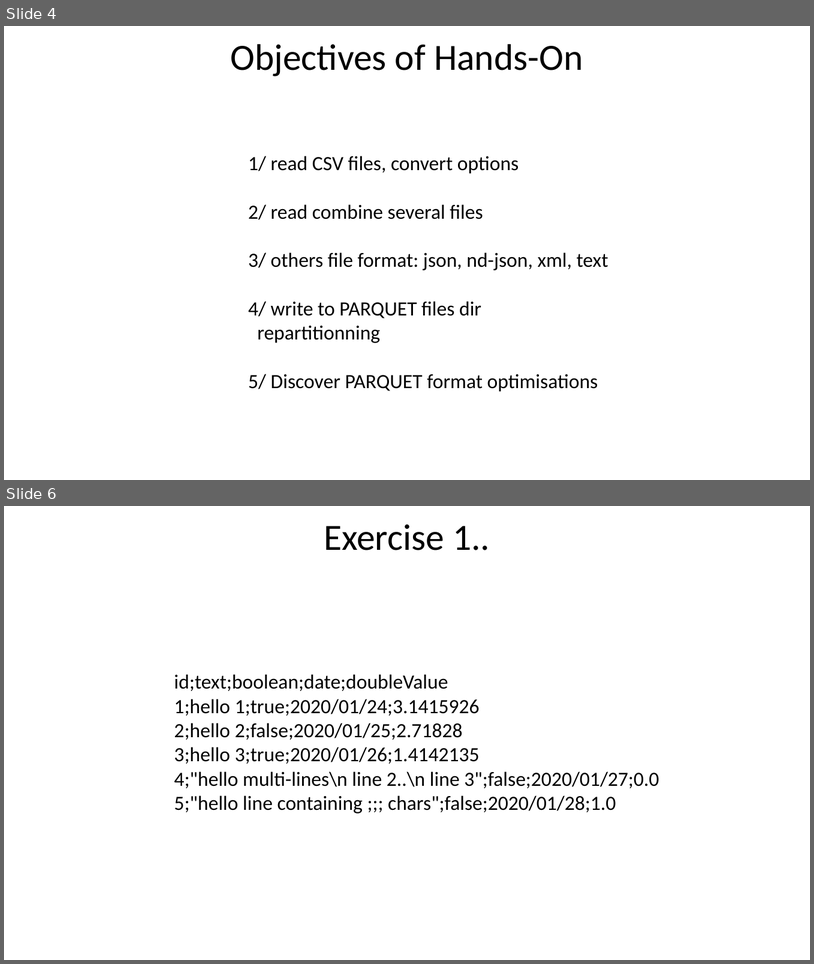
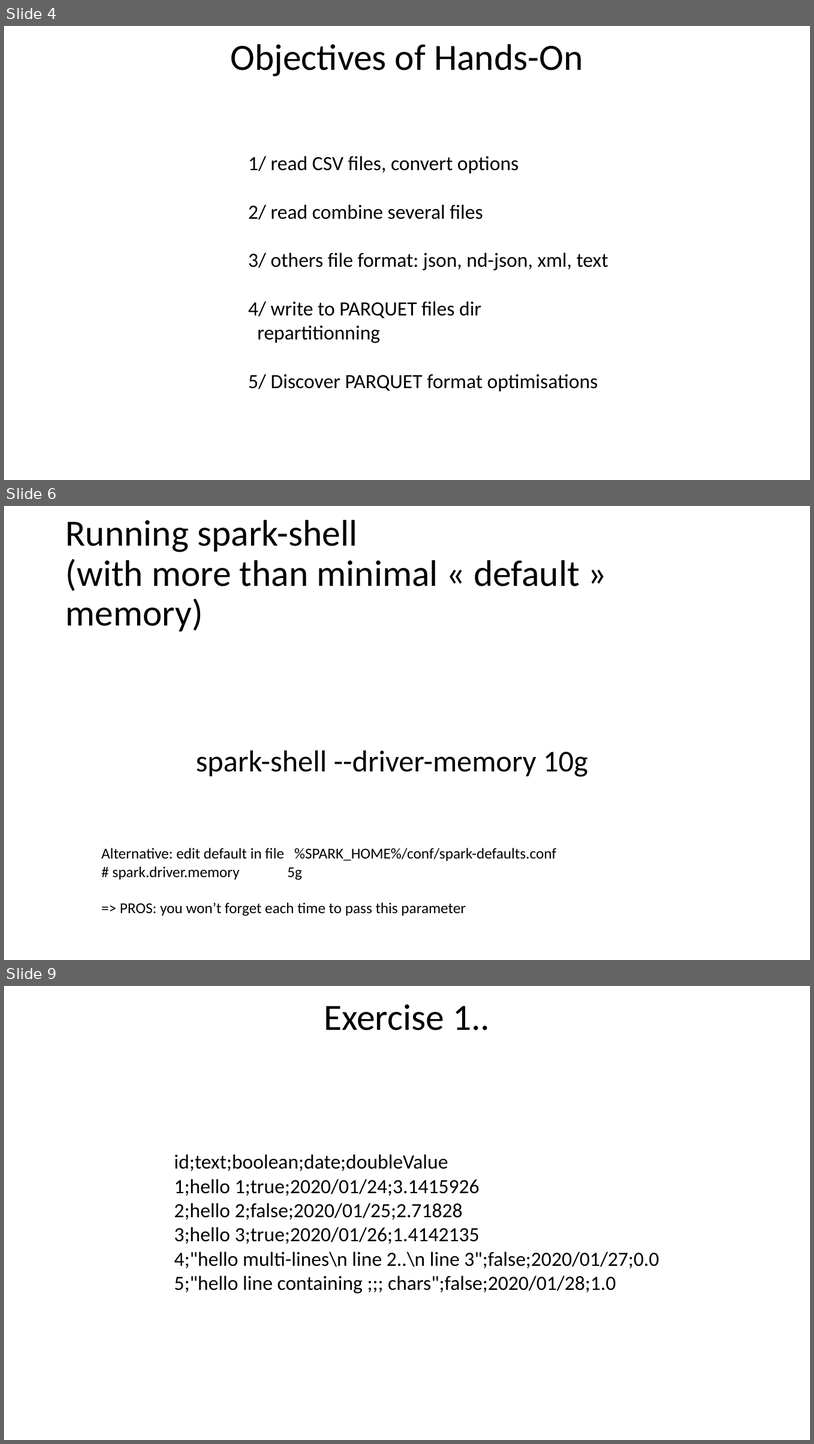
Before and after one commit to Arnaud-Nauwynck/presentations, a slide deck: pres-bigdata/Hands-On/TD2-part1-spark-read-write.pptx. Shown one above the other, each under a label of ours: slides 4 and 6 before the commit, slides 4, 6 and 9 after it; the slides between them are not shown. The pictures are 814x964 and 814x1444 pixels, drawn with LibreOffice and Linux fonts; fonts in the diff are those of the drawing. Boxes give left, top, right and bottom in pixels: in the first picture for what was removed or moved away, otherwise in the second. Text is boxed around its words. In the diff, an @@ line names an element or a change of style, - is before the commit and + after.

```diff
--- a/pres-bigdata/Hands-On/TD2-part1-spark-read-write.pptx
+++ b/pres-bigdata/Hands-On/TD2-part1-spark-read-write.pptx
@@ slide 6 added at bbox=[4, 506, 810, 960], background #FFFFFF @@
@@ title added at bbox=[65, 520, 580, 631], 44 pt, text #000000 @@
+Running spark-shell
+(with more than minimal « default » memory)
@@ text added at bbox=[196, 750, 588, 777], 36 pt, text #000000 @@
+spark-shell --driver-memory 10g
@@ text added at bbox=[101, 847, 557, 916], 18 pt, text #000000 @@
+Alternative: edit default in file %SPARK_HOME%/conf/spark-defaults.conf
+# spark.driver.memory 5g
+=> PROS: you won’t forget each time to pass this parameter
@@ what was slide 6 is now slide 9 @@
```
Also in this commit, not shown: 14 slides changed, 15 other slides added, 1 slide removed, 23 other files.
